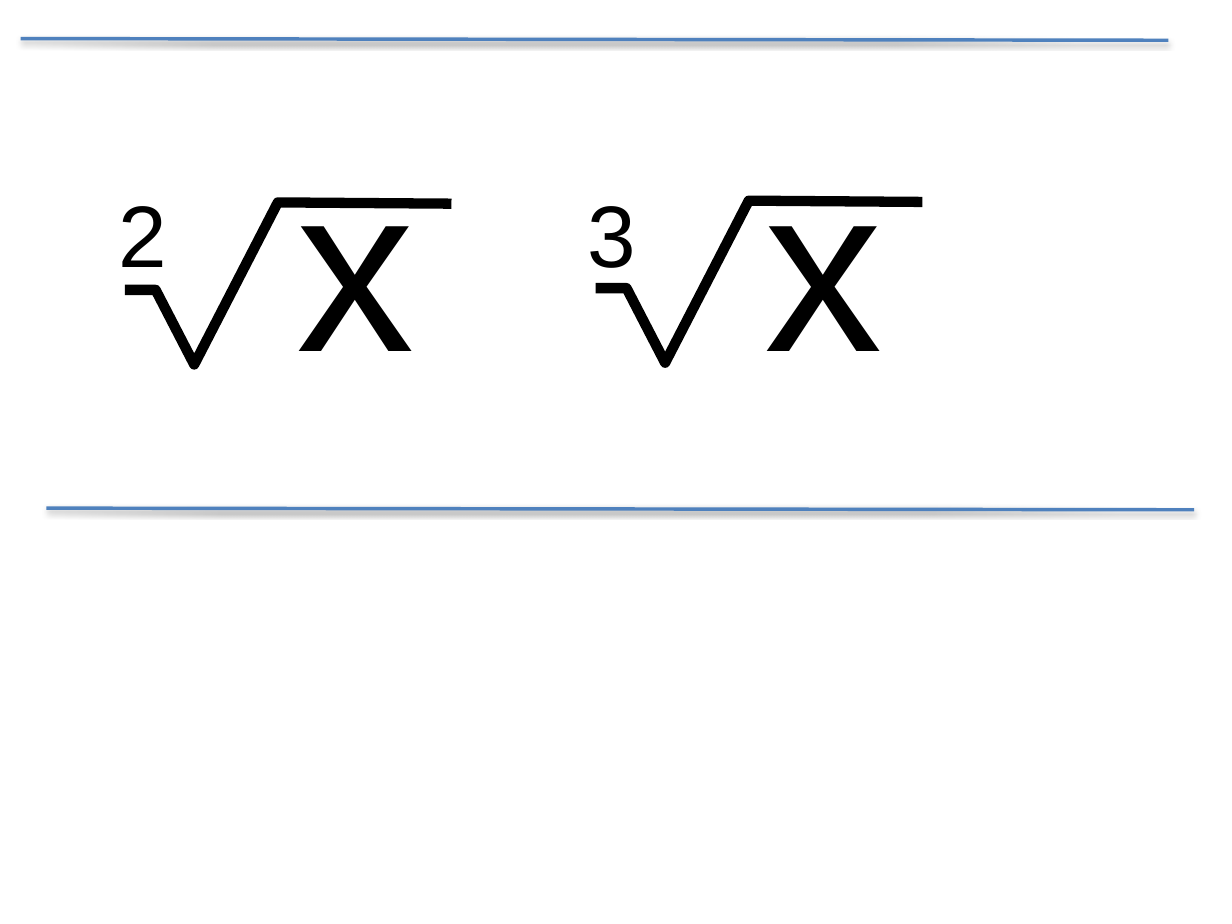
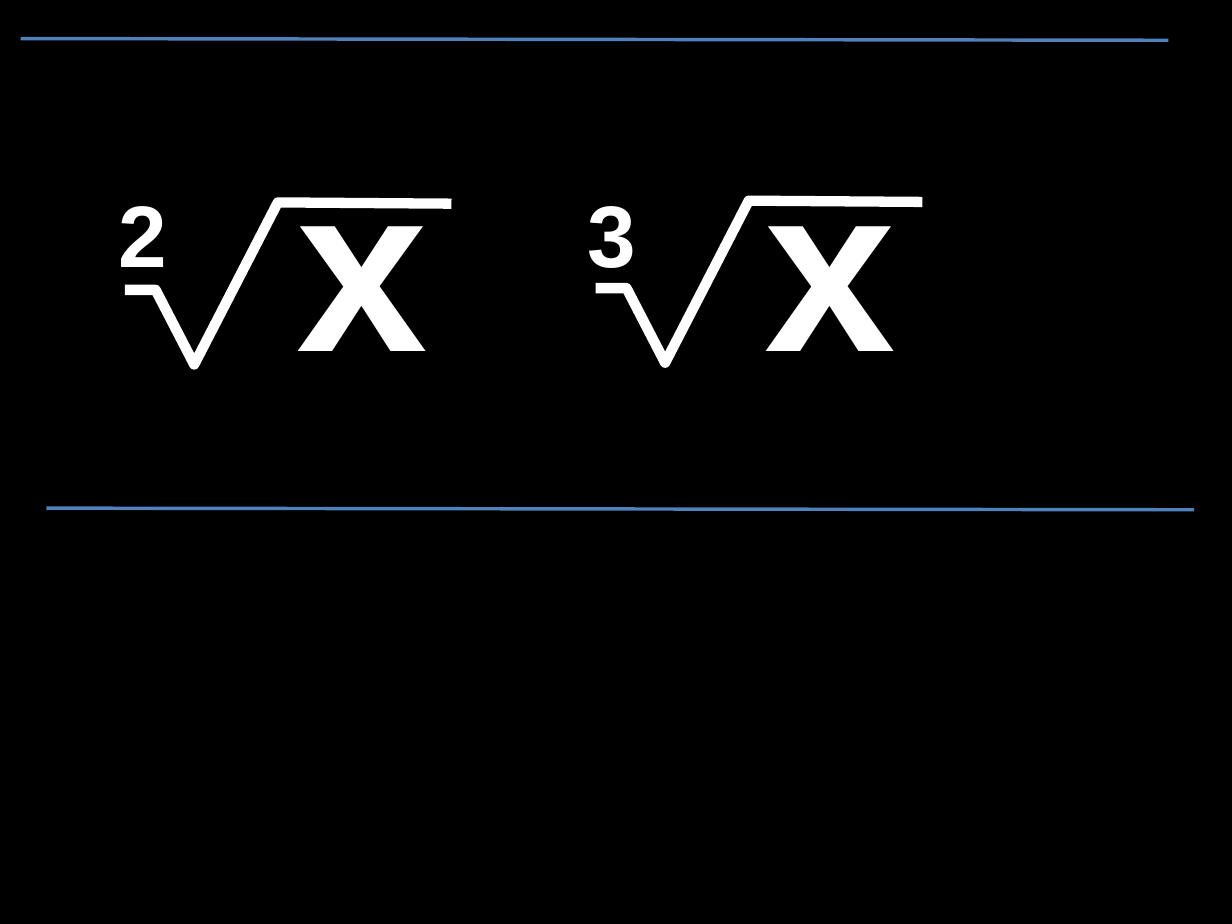
Before and after one commit to joachimneumann/gmpcalculator-, a slide deck: slide 3 of symbols.pptx. Drawn at 1232x924 pixels with LibreOffice and Linux fonts; fonts in the diff are those of the drawing. Boxes give left, top, right and bottom in pixels: in the first picture for what was removed or moved away, otherwise in the second. Text is boxed around its words. In the diff, an @@ line names an element or a change of style, - is before the commit and + after.

```diff
--- a/symbols.pptx
+++ b/symbols.pptx
@@ background #FFFFFF to #000000 @@
@@ text colour #000000 to #FFFFFF, bold on in 4 elements at <box>296,197,427,351</box>, <box>765,195,896,351</box>, <box>119,206,168,267</box>, <box>587,206,636,268</box> @@
@@ freeform shape at <box>124,202,451,365</box>: outline #000000 6 pt to #FFFFFF 6 pt @@
@@ freeform shape at <box>595,201,922,363</box>: outline #000000 6 pt to #FFFFFF 6 pt @@
```
Also in this commit, not shown: 3 other slides changed, 1 other file.
